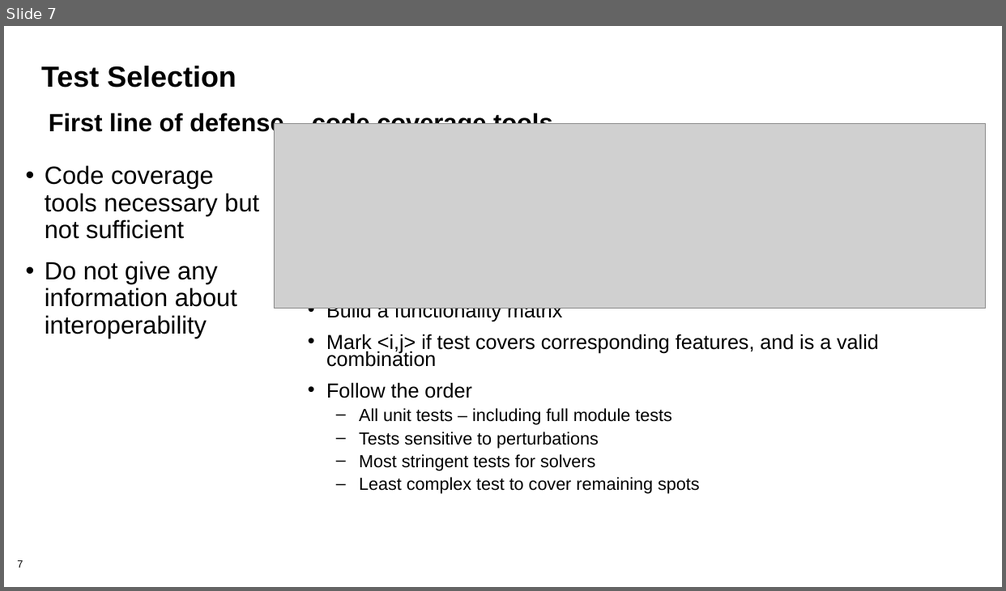
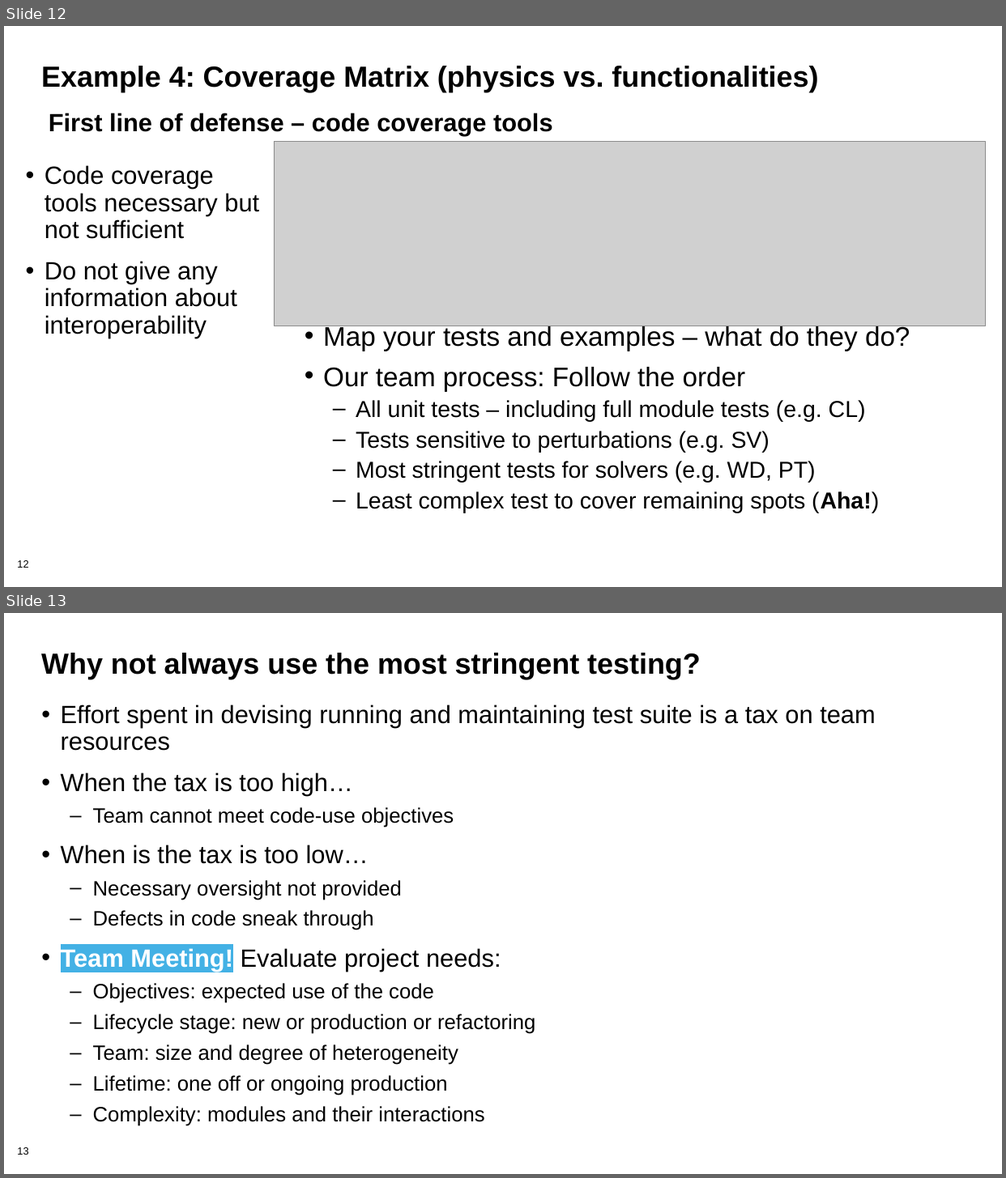
Before and after one commit to bssw-tutorial/presentations, a slide deck: final-presentations/2021-04-12-ecpam/03-testing2.pptx. Shown one above the other, each under a label of ours: slide 7 before the commit, slides 12 and 13 after it. The pictures are 1006x591 and 1006x1178 pixels, drawn with LibreOffice and Linux fonts; fonts in the diff are those of the drawing; grey boxes stand for pictures; background and template pictures are left out. Boxes give left, top, right and bottom in pixels: in the first picture for what was removed or moved away, otherwise in the second. Text is boxed around its words. In the diff, an @@ line names an element or a change of style, - is before the commit and + after.

```diff
--- a/final-presentations/2021-04-12-ecpam/03-testing2.pptx
+++ b/final-presentations/2021-04-12-ecpam/03-testing2.pptx
@@ slide 13 added at <box>4,613,1002,1174</box>, background #FFFFFF; not listed: 1 template element that a slide beside it also shows @@
@@ title added at <box>41,653,701,679</box>, 28 pt, text #000000, bold @@
+Why not always use the most stringent testing?
@@ text added at <box>61,705,875,1127</box>, 20 pt, text #000000 @@
+• Effort spent in devising running and maintaining test suite is a tax on team resources
+• When the tax is too high…
+  – Team cannot meet code-use objectives
+• When is the tax is too low…
+  – Necessary oversight not provided
+  – Defects in code sneak through
+• Team Meeting! Evaluate project needs:
+  – Objectives: expected use of the code
+  – Lifecycle stage: new or production or refactoring
+  – Team: size and degree of heterogeneity
+  – Lifetime: one off or ongoing production
+  – Complexity: modules and their interactions
@@ what was slide 7 is now slide 12 @@
@@ slide 12 changed as well @@
@@ title at <box>41,66,818,92</box>: text changed @@
-Test Selection
+Example 4: Coverage Matrix (physics vs. functionalities)
@@ picture: place and size @@
-picture at <box>274,124,985,309</box>
+picture at <box>274,141,985,327</box>
@@ text at <box>323,324,910,514</box>: text changed; size 16.8 to 22.2 pt @@
-• Build a functionality matrix
-• Mark <i,j> if test covers corresponding features, and is a valid combination
-• Follow the order
-  – All unit tests – including full module tests
-  – Tests sensitive to perturbations
-  – Most stringent tests for solvers
-  – Least complex test to cover remaining spots
+• Map your tests and examples – what do they do?
+• Our team process: Follow the order
+  – All unit tests – including full module tests (e.g. CL)
+  – Tests sensitive to perturbations (e.g. SV)
+  – Most stringent tests for solvers (e.g. WD, PT)
+  – Least complex test to cover remaining spots (Aha!)
@@ page number at <box>17,561,28,568</box>: text changed @@
-7
+12
```
Also in this commit, not shown: 7 other slides changed, 6 other slides added.
